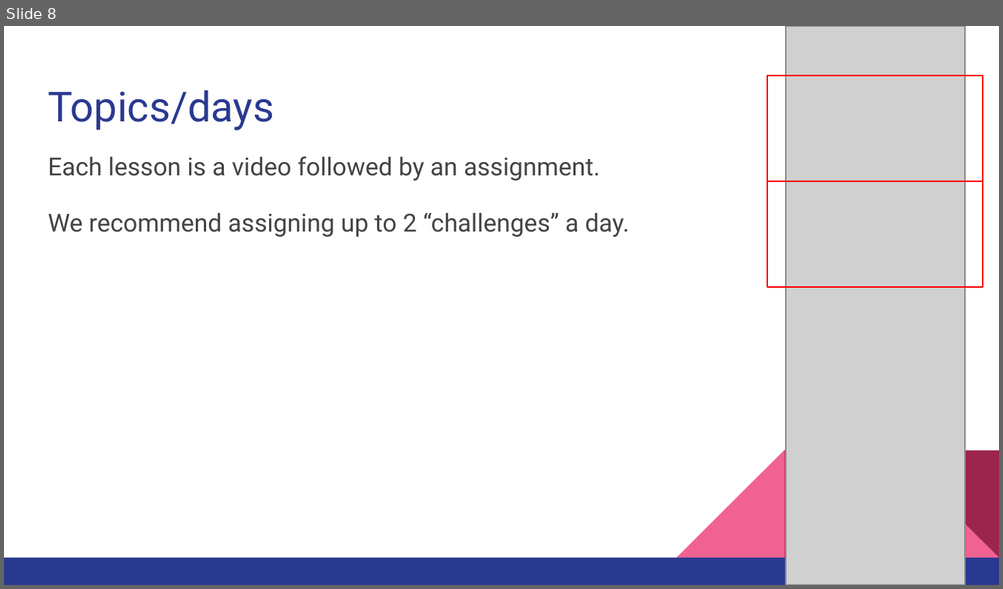
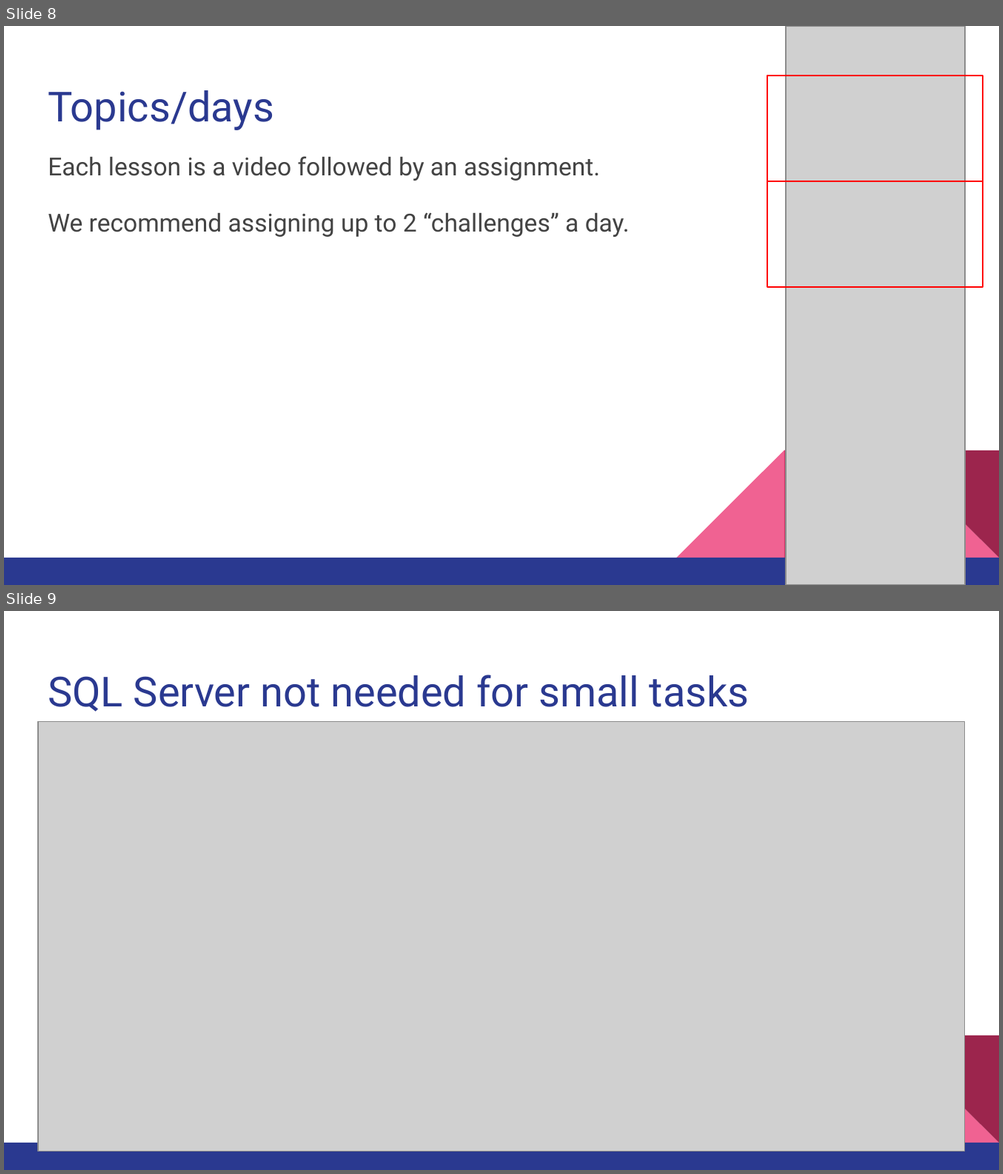
Before and after one commit to hunter-teacher-cert/summer-2020-topics-project-select-rw_tl-from-database, a slide deck: Database, Day 00 presentation.pptx. Shown one above the other, each under a label of ours: slide 8 before the commit, slides 8 and 9 after it. The pictures are 1003x589 and 1003x1174 pixels, drawn with LibreOffice and Linux fonts; fonts in the diff are those of the drawing; grey boxes stand for pictures. Boxes give left, top, right and bottom in pixels: in the first picture for what was removed or moved away, otherwise in the second. Text is boxed around its words. In the diff, an @@ line names an element or a change of style, - is before the commit and + after.

Commit message:
updated slide deck

```diff
--- a/Database, Day 00 presentation.pptx
+++ b/Database, Day 00 presentation.pptx
@@ slide 9 added at (4,611,999,1170), background #FFFFFF; not listed: 3 template elements that a slide beside it also shows @@
@@ title added at (48,675,749,712), 30 pt, text #2A3990 @@
+SQL Server not needed for small tasks
@@ picture added at (38,721,964,1151) @@
```
Also in this commit, not shown: 1 slide removed, 1 other file.
